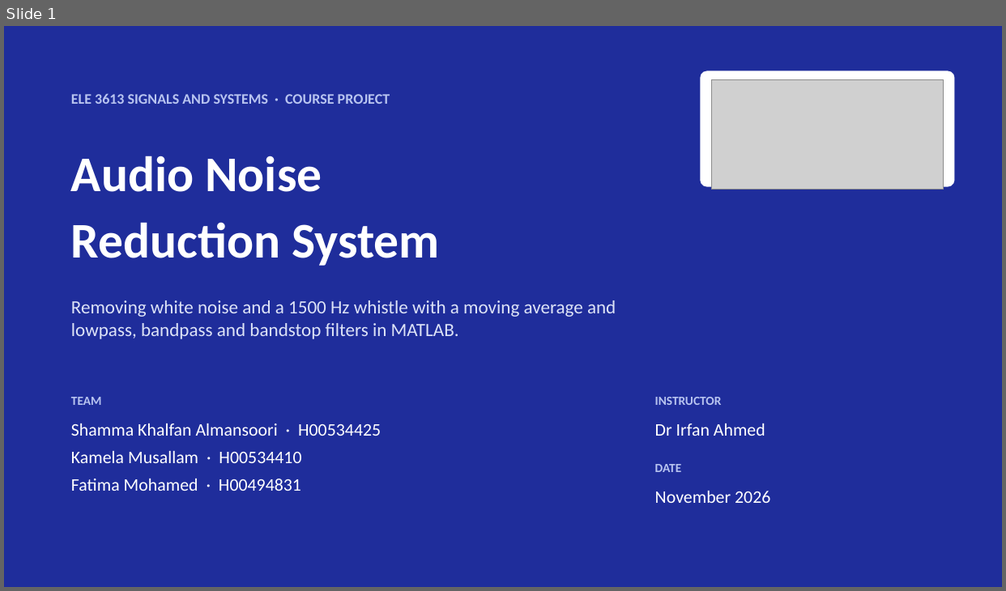
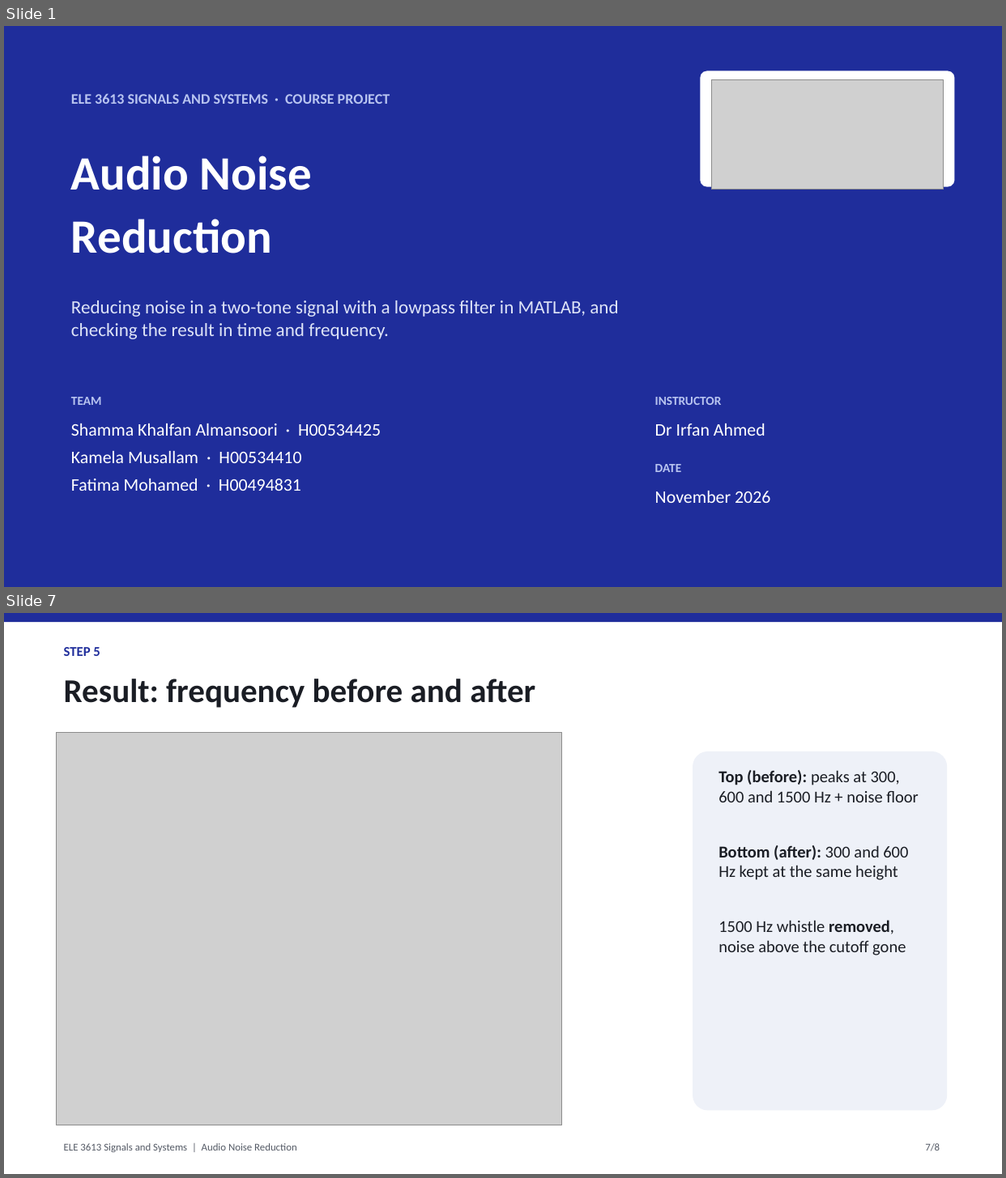
Before and after one commit to sshammaalman-art/Signal-project, a slide deck: AudioNoiseReduction_Presentation.pptx. Shown one above the other, each under a label of ours: slide 1 before the commit, slides 1 and 7 after it; the slides between them are not shown. The pictures are 1006x591 and 1006x1178 pixels, drawn with LibreOffice and Linux fonts; fonts in the diff are those of the drawing; grey boxes stand for pictures. Boxes give left, top, right and bottom in pixels: in the first picture for what was removed or moved away, otherwise in the second. Text is boxed around its words. In the diff, an @@ line names an element or a change of style, - is before the commit and + after.

```diff
--- a/AudioNoiseReduction_Presentation.pptx
+++ b/AudioNoiseReduction_Presentation.pptx
@@ slide 7 added at [4, 613, 1002, 1174], background #FFFFFF @@
@@ rectangle added at [4, 613, 1002, 622], fill #1F2D9B @@
@@ text added at [64, 647, 100, 656], 13 pt, text #1F2D9B, bold @@
+STEP 5
@@ text added at [64, 679, 535, 708], 32 pt, text #1A1D24, bold @@
+Result: frequency before and after
@@ picture added at [57, 733, 562, 1126] @@
@@ rounded rectangle added at [692, 752, 948, 1111], fill #EEF1F8 @@
@@ text added at [718, 770, 918, 956], 16 pt, text #1A1D24 @@
+Top (before): peaks at 300, 600 and 1500 Hz + noise floor
+Bottom (after): 300 and 600 Hz kept at the same height
+1500 Hz whistle removed, noise above the cutoff gone
@@ text added at [64, 1144, 297, 1152], 10 pt, text #555B66 @@
+ELE 3613 Signals and Systems | Audio Noise Reduction
@@ text added at [925, 1144, 940, 1152], 10 pt, text #555B66 @@
+7/8
@@ slide 1 changed as well @@
@@ text at [71, 156, 312, 190]: size 48 to 46 pt in "Audio Noise" @@
@@ text at [71, 219, 272, 254]: text changed; size 48 to 46 pt @@
-Reduction System
+Reduction
@@ text at [71, 301, 618, 339]: text changed @@
-Removing white noise and a 1500 Hz whistle with a moving average and lowpass, bandpass and bandstop filters in MATLAB.
+Reducing noise in a two-tone signal with a lowpass filter in MATLAB, and checking the result in time and frequency.
```
Also in this commit, not shown: 1 other slide changed, 5 other slides added, 8 slides removed, 26 other files.
